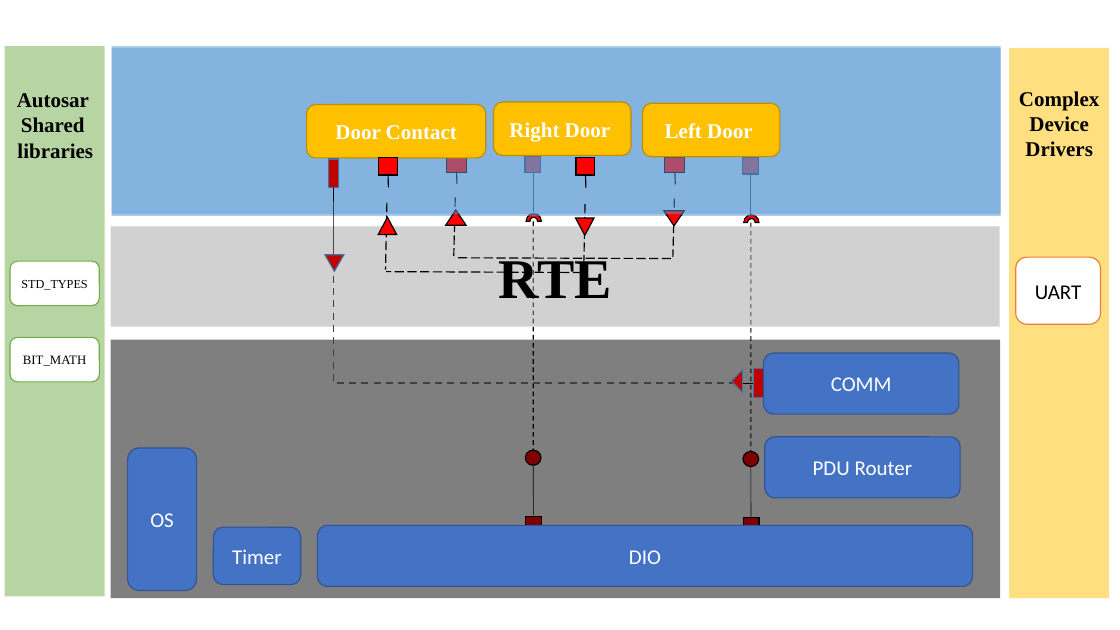
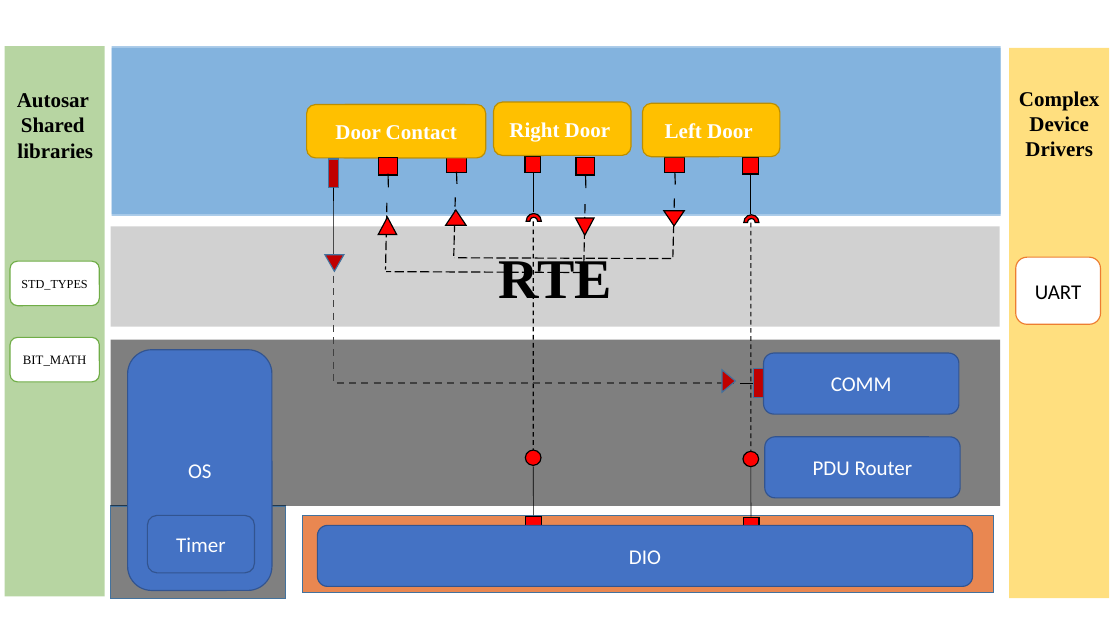
Before and after one commit to FatmaGomaa/AutosarCourseAssignment, a slide deck: slide 1 of ECU1/Layered Architecture.pptx. Drawn at 1120x630 pixels with LibreOffice and Linux fonts; fonts in the diff are those of the drawing. Boxes give left, top, right and bottom in pixels: in the first picture for what was removed or moved away, otherwise in the second. Text is boxed around its words. In the diff, an @@ line names an element or a change of style, - is before the commit and + after.

```diff
--- a/ECU1/Layered Architecture.pptx
+++ b/ECU1/Layered Architecture.pptx
@@ rectangle: place and size @@
-rectangle at bbox=[111, 339, 1001, 598]
+rectangle at bbox=[111, 339, 1001, 506]
@@ rounded rectangle "OS": place and size @@
-rounded rectangle "OS" at bbox=[128, 448, 197, 591]
+rounded rectangle "OS" at bbox=[128, 350, 272, 591]
@@ triangle: place and size @@
-triangle at bbox=[732, 370, 743, 392]
+triangle at bbox=[722, 370, 736, 393]
@@ triangle at bbox=[722, 370, 736, 393]: mirrored @@
@@ rectangle added at bbox=[111, 506, 286, 598], fill #808080, outline #43739E 1 pt @@
@@ rounded rectangle "Timer": place and size @@
-rounded rectangle "Timer" at bbox=[213, 528, 301, 585]
+rounded rectangle "Timer" at bbox=[147, 516, 254, 573]
@@ rectangle added at bbox=[302, 516, 993, 593], fill #E98751, outline #43739E 1 pt @@
```
Also in this commit, not shown: 21 other files.
